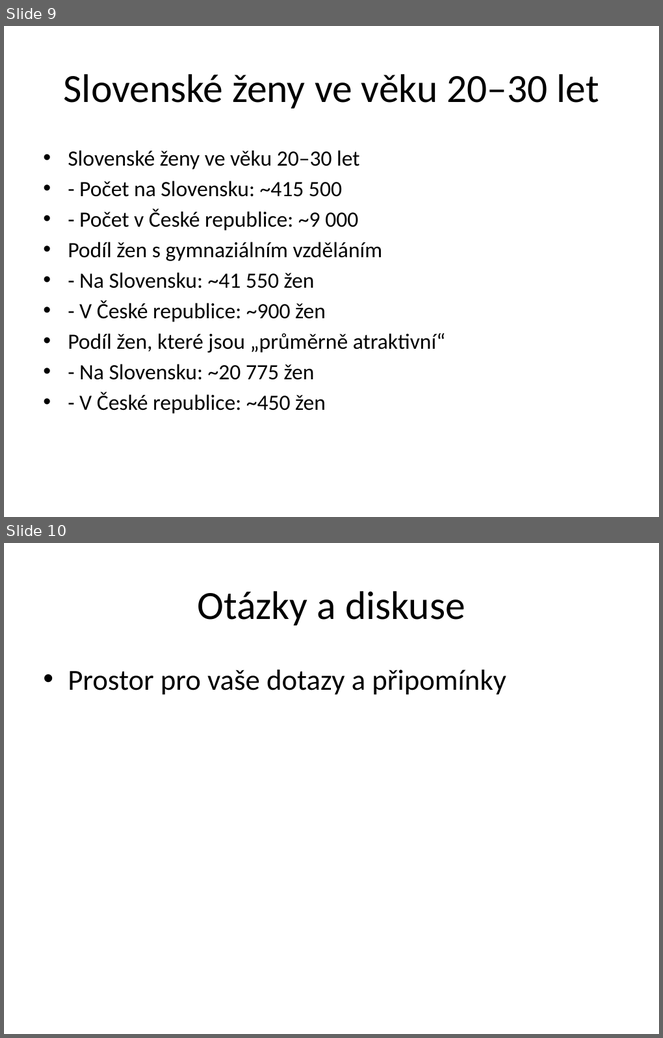
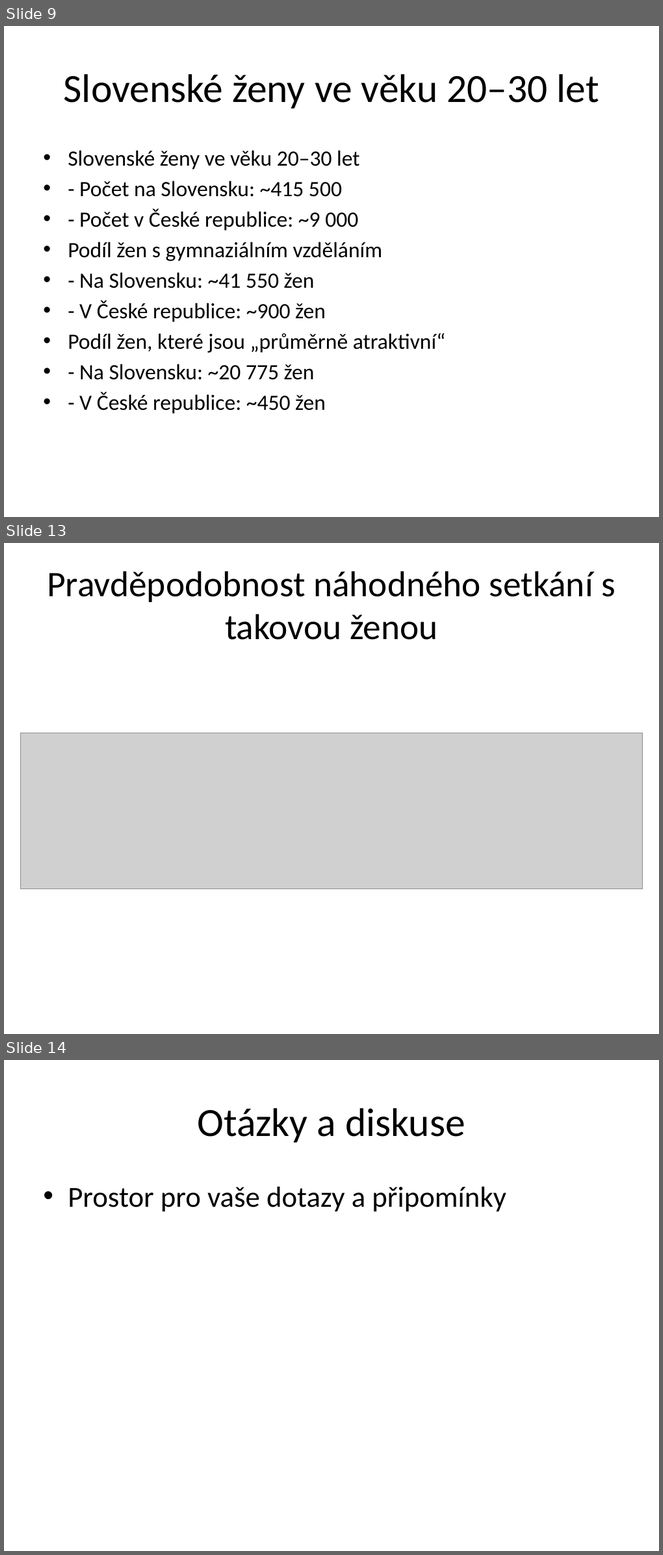
Before and after one commit to VelkaSunka/Slovakian_woman_propability, a slide deck: demograficka_analyza_slovensko.pptx. Shown one above the other, each under a label of ours: slides 9 and 10 before the commit, slides 9, 13 and 14 after it; the slides between them are not shown. The pictures are 663x1038 and 663x1555 pixels, drawn with LibreOffice and Linux fonts; fonts in the diff are those of the drawing; grey boxes stand for pictures. Boxes give left, top, right and bottom in pixels: in the first picture for what was removed or moved away, otherwise in the second. Text is boxed around its words. In the diff, an @@ line names an element or a change of style, - is before the commit and + after.

```diff
--- a/demograficka_analyza_slovensko.pptx
+++ b/demograficka_analyza_slovensko.pptx
@@ slide 13 added at (x1=4, y1=543, x2=659, y2=1034), background #FFFFFF @@
@@ title added at (x1=47, y1=571, x2=616, y2=640), 39.6 pt, text #000000 @@
+Pravděpodobnost náhodného setkání s takovou ženou
@@ picture added at (x1=20, y1=733, x2=643, y2=889) @@
@@ what was slide 10 is now slide 14 @@
```
Also in this commit, not shown: 3 other slides added.
